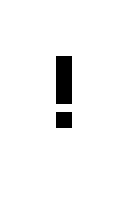
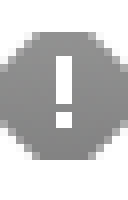
Two versions of the same layered image (128x200). Layer-by-layer changes:
painted on "Nytt lager" over [0, 32, 128, 160]
